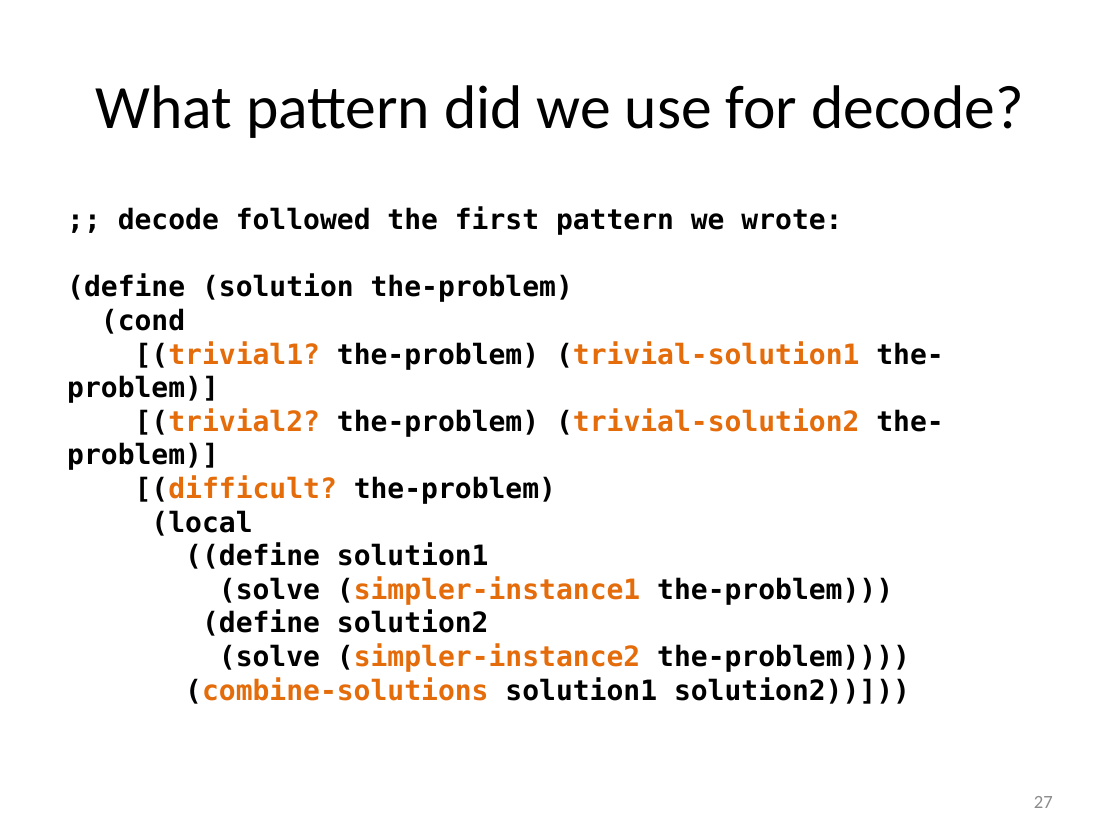
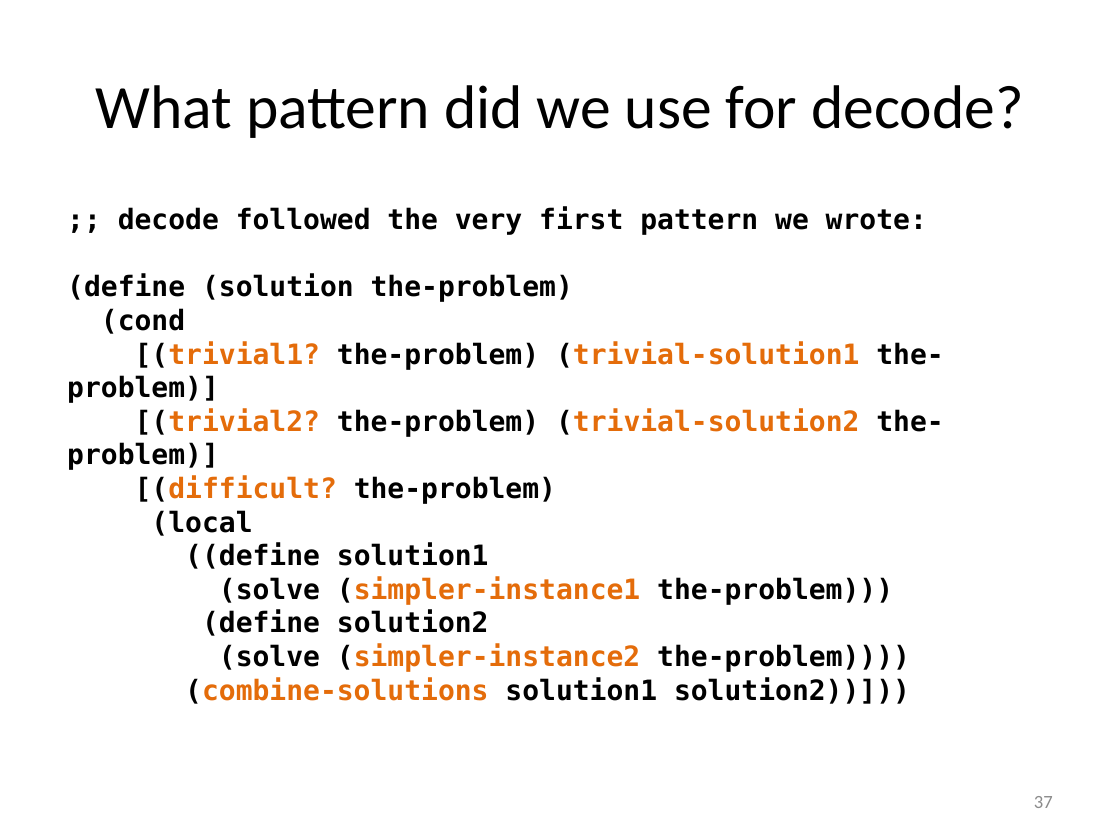
Before and after one commit to mwand/cs5010f16, a slide deck: slide 37 of Slides/Lesson 8.1 Introducing General Recursion.pptx (slide 27 before the commit). Drawn at 1120x840 pixels with LibreOffice and Linux fonts; fonts in the diff are those of the drawing. Boxes give left, top, right and bottom in pixels: in the first picture for what was removed or moved away, otherwise in the second. Text is boxed around its words. In the diff, an @@ line names an element or a change of style, - is before the commit and + after.

```diff
--- a/Slides/Lesson 8.1 Introducing General Recursion.pptx
+++ b/Slides/Lesson 8.1 Introducing General Recursion.pptx
@@ text at <box>118,207,927,235</box>: text changed @@
-;; decode followed the first pattern we wrote:
+;; decode followed the very first pattern we wrote:
@@ page number at <box>1034,796,1053,808</box>: text changed @@
-27
+37
```
Also in this commit, not shown: 22 other slides changed, 5 slides added, 11 other files.
